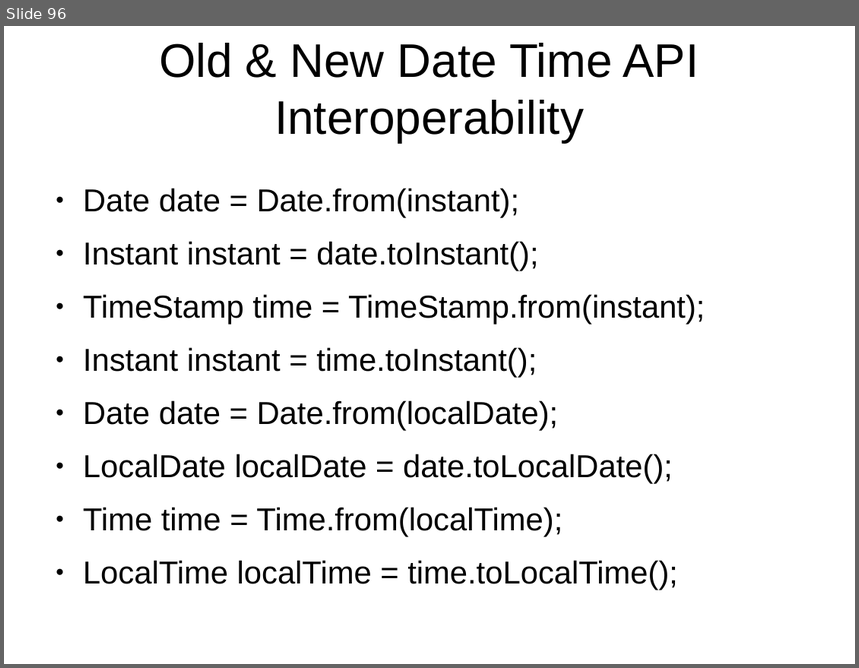
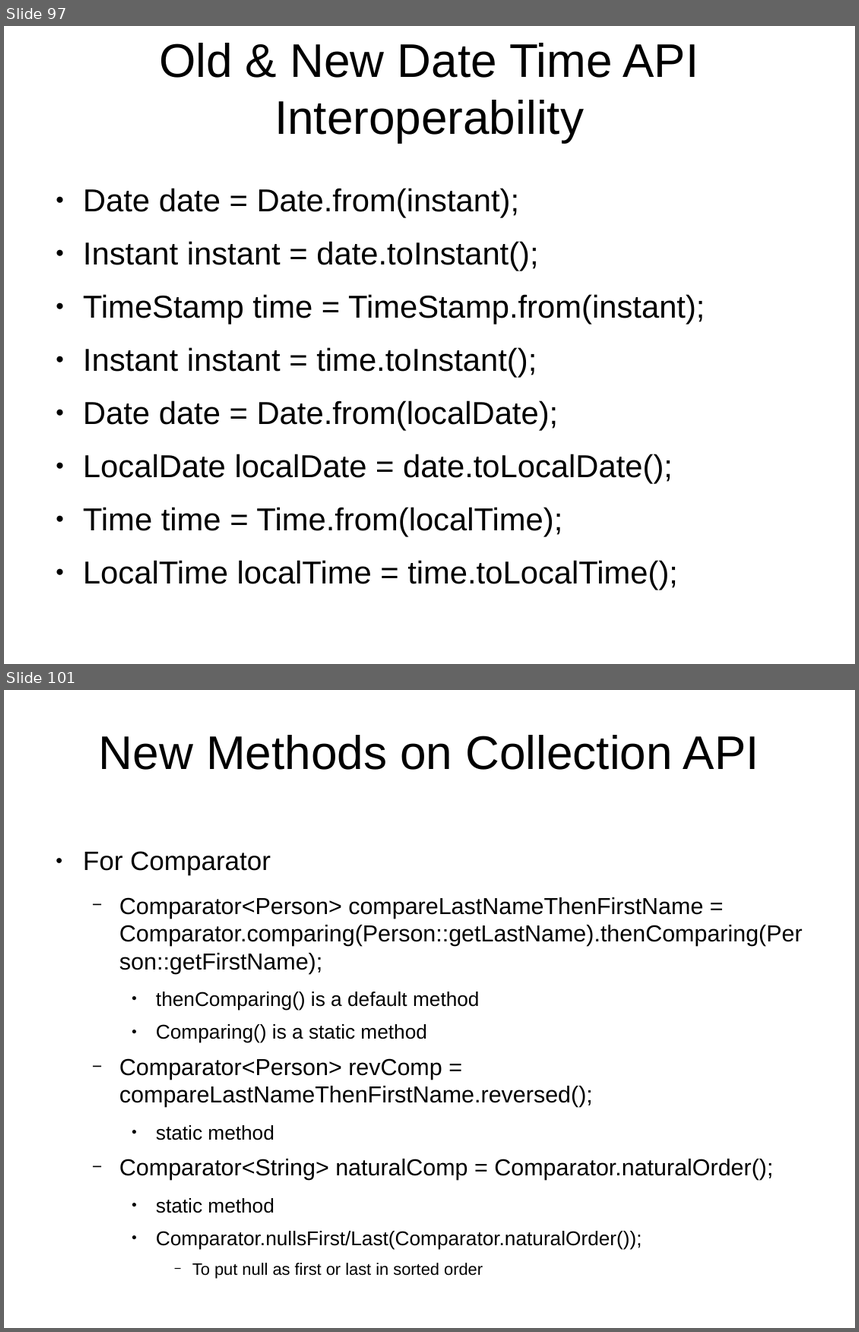
Before and after one commit to shikha-desai/Internship_PreWork, a slide deck: Java/Java_Notes.odp. Shown one above the other, each under a label of ours: slide 96 before the commit, slides 97 and 101 after it; the slides between them are not shown. The pictures are 859x668 and 859x1332 pixels, drawn with LibreOffice and Linux fonts; fonts in the diff are those of the drawing; background and template pictures are left out. Boxes give left, top, right and bottom in pixels: in the first picture for what was removed or moved away, otherwise in the second. Text is boxed around its words. In the diff, an @@ line names an element or a change of style, - is before the commit and + after.

```diff
--- a/Java/Java_Notes.odp
+++ b/Java/Java_Notes.odp
@@ slide 101 added at bbox=[4, 690, 855, 1328], background picture (left out) @@
@@ title added at bbox=[99, 735, 759, 770], 44 pt, text #000000 @@
+New Methods on Collection API
@@ text added at bbox=[83, 851, 803, 1279], 21.6 pt, text #000000 @@
+● For Comparator
+  − Comparator<Person> compareLastNameThenFirstName = Comparator.comparing(Person::getLastName).thenComparing(Person::getFirstName);
+    ● thenComparing() is a default method
+    ● Comparing() is a static method
+  − Comparator<Person> revComp = compareLastNameThenFirstName.reversed();
+    ● static method
+  − Comparator<String> naturalComp = Comparator.naturalOrder();
+    ● static method
+    ● Comparator.nullsFirst/Last(Comparator.naturalOrder());
+      − To put null as first or last in sorted order
@@ what was slide 96 is now slide 97 @@
```
Also in this commit, not shown: 2 slides changed, 10 other slides added, 1 other file.
